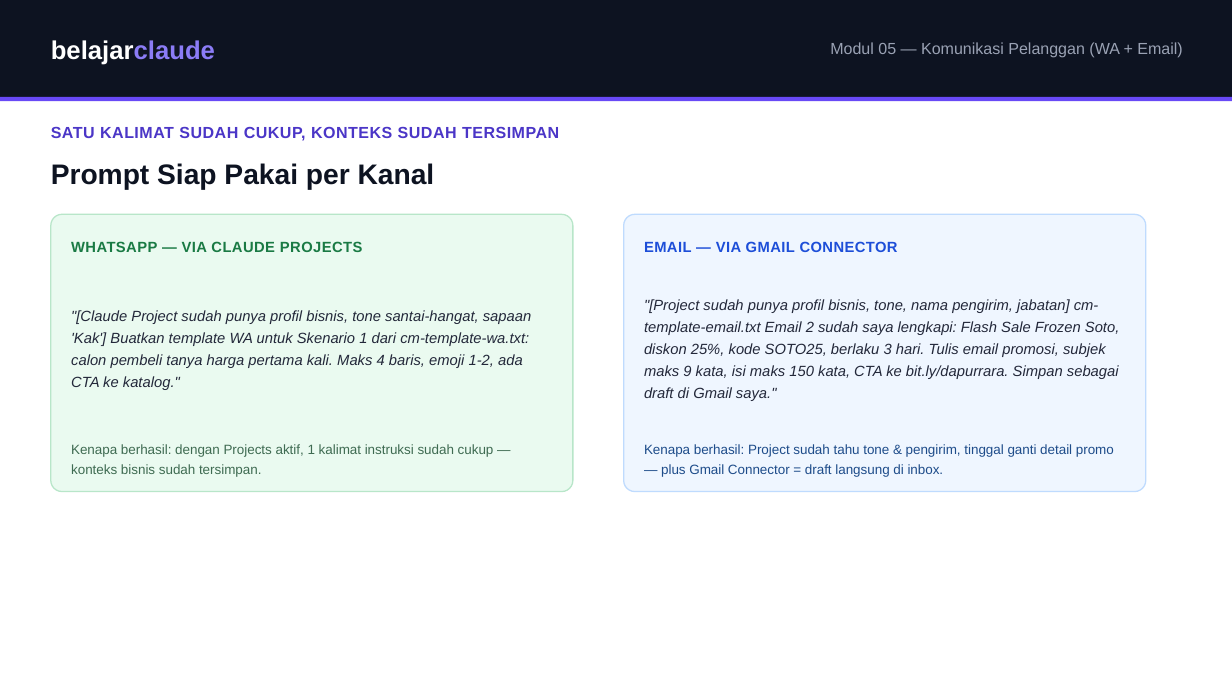
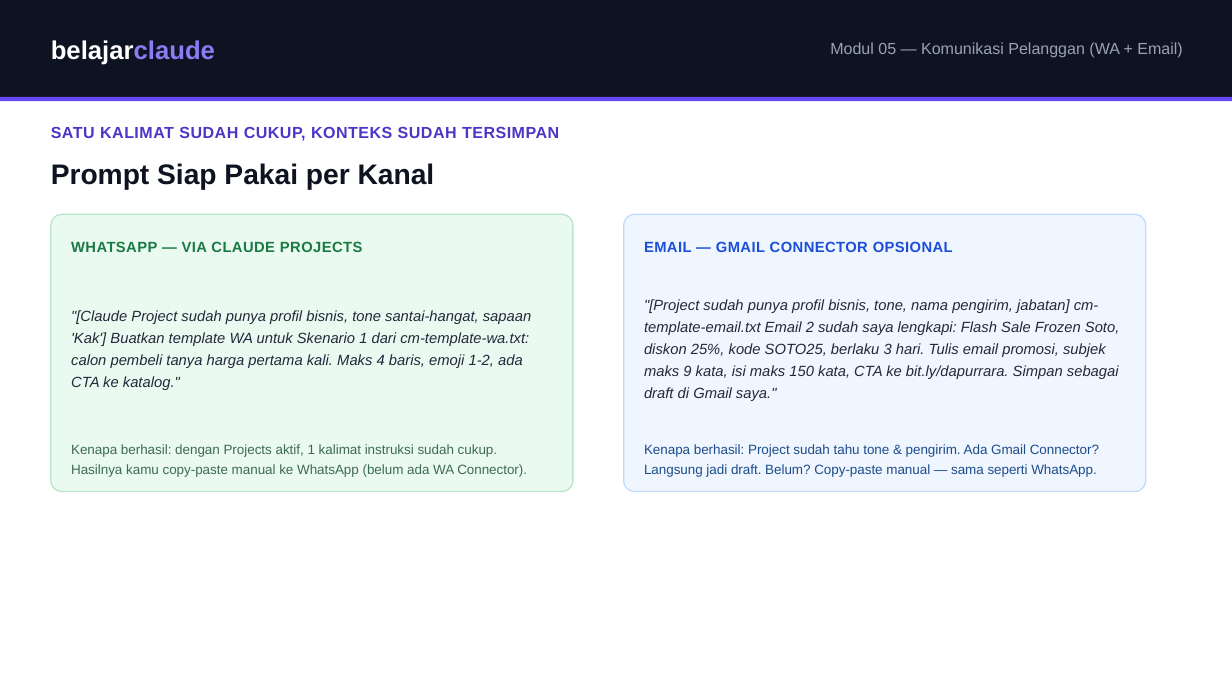
Before and after one commit to juliautomo/belajar-claude, a slide deck: slide 4 of Content-Marketing/M05-Komunikasi-Pelanggan/K3-M05-Komunikasi-Pelanggan.pptx. Drawn at 1232x693 pixels with LibreOffice and Linux fonts; fonts in the diff are those of the drawing. Boxes give left, top, right and bottom in pixels: in the first picture for what was removed or moved away, otherwise in the second. Text is boxed around its words. In the diff, an @@ line names an element or a change of style, - is before the commit and + after.

Commit message:
M05: clarify copy-paste mechanic for both channels, fix ambiguous Latihan wording, show two-phase exercise (build templates, then live on-the-spot generation)

```diff
--- a/Content-Marketing/M05-Komunikasi-Pelanggan/K3-M05-Komunikasi-Pelanggan.pptx
+++ b/Content-Marketing/M05-Komunikasi-Pelanggan/K3-M05-Komunikasi-Pelanggan.pptx
@@ text at [644, 241, 953, 252]: text changed @@
-EMAIL — VIA GMAIL CONNECTOR
+EMAIL — GMAIL CONNECTOR OPSIONAL
@@ text at [71, 444, 527, 477]: text changed @@
-Kenapa berhasil: dengan Projects aktif, 1 kalimat instruksi sudah cukup — konteks bisnis sudah tersimpan.
+Kenapa berhasil: dengan Projects aktif, 1 kalimat instruksi sudah cukup. Hasilnya kamu copy-paste manual ke WhatsApp (belum ada WA Connector).
@@ text at [644, 444, 1099, 477]: text changed @@
-Kenapa berhasil: Project sudah tahu tone & pengirim, tinggal ganti detail promo — plus Gmail Connector = draft langsung di inbox.
+Kenapa berhasil: Project sudah tahu tone & pengirim. Ada Gmail Connector? Langsung jadi draft. Belum? Copy-paste manual — sama seperti WhatsApp.
```
Also in this commit, not shown: 3 other slides changed, 1 other file.
